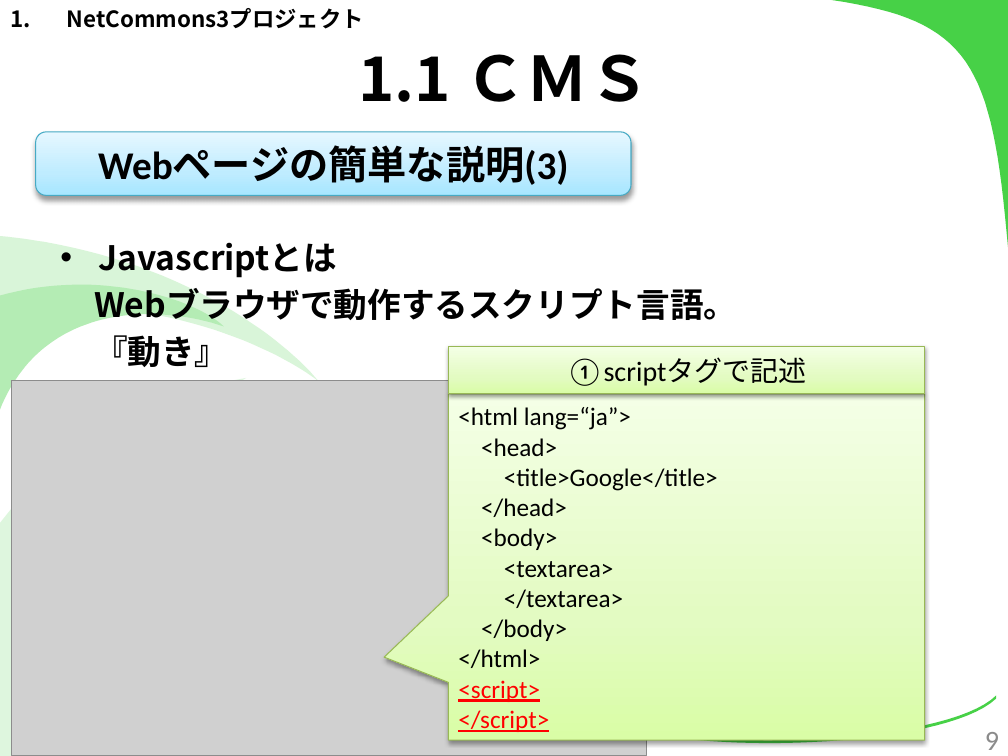
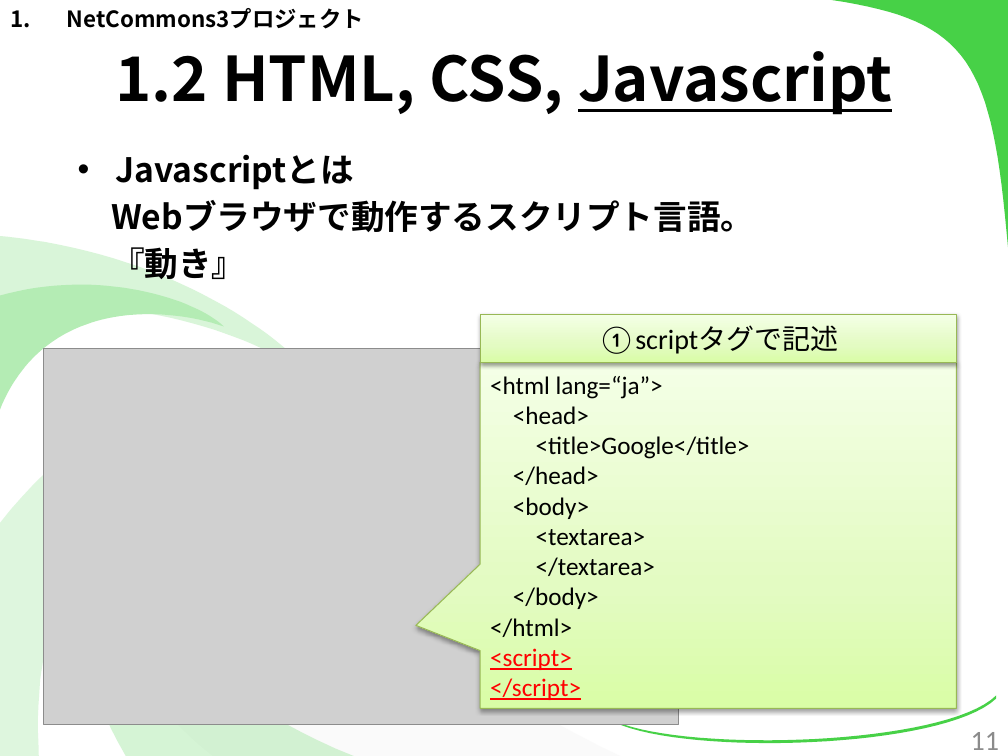
Before and after one commit to kotaro0717/Report-Management, a slide deck: slide 11 of PowerPoint/report_hokada.pptx (slide 9 before the commit). Drawn at 1008x756 pixels with LibreOffice and Linux fonts; fonts in the diff are those of the drawing; grey boxes stand for pictures. Boxes give left, top, right and bottom in pixels: in the first picture for what was removed or moved away, otherwise in the second. Text is boxed around its words. In the diff, an @@ line names an element or a change of style, - is before the commit and + after.

```diff
--- a/PowerPoint/report_hokada.pptx
+++ b/PowerPoint/report_hokada.pptx
@@ title at (x1=115, y1=51, x2=892, y2=115): text changed @@
-1.1 ＣＭＳ
+1.2 HTML, CSS, Javascript
@@ rounded rectangle removed at (x1=35, y1=132, x2=631, y2=196) @@
-Webページの簡単な説明(3)
@@ text "Javascriptとは" moved from (x1=94, y1=242, x2=737, y2=367) to (x1=111, y1=154, x2=754, y2=280) @@
@@ rectangle "①scriptタグで記述" moved from (x1=449, y1=347, x2=924, y2=394) to (x1=480, y1=314, x2=956, y2=362) @@
@@ picture moved from (x1=12, y1=381, x2=647, y2=756) to (x1=43, y1=349, x2=678, y2=724) @@
@@ speech box "<html lang=“ja”>" moved from (x1=449, y1=394, x2=924, y2=741) to (x1=480, y1=362, x2=956, y2=709) @@
@@ page number at (x1=971, y1=732, x2=999, y2=750): text changed @@
-9
+11
```
Also in this commit, not shown: 24 other slides changed, 4 slides added.
